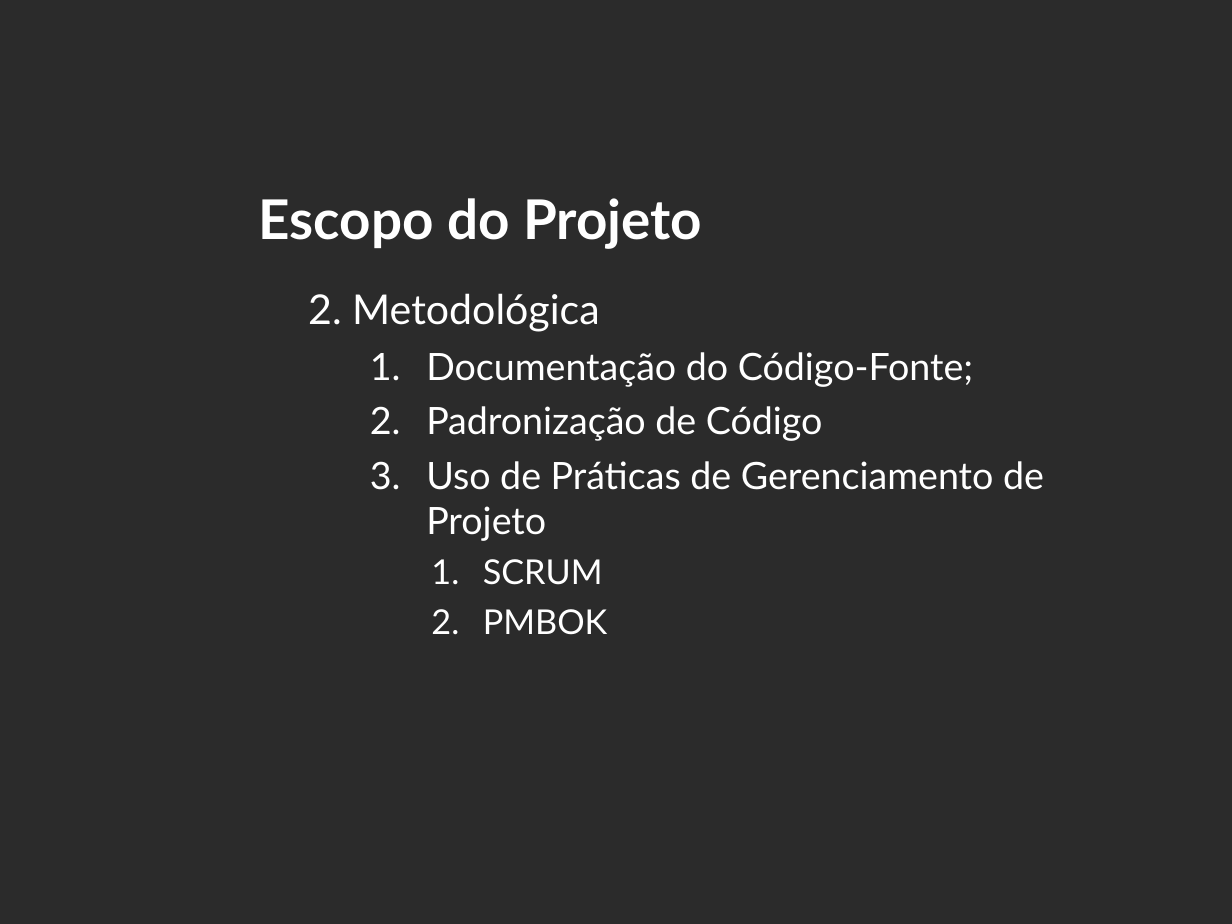
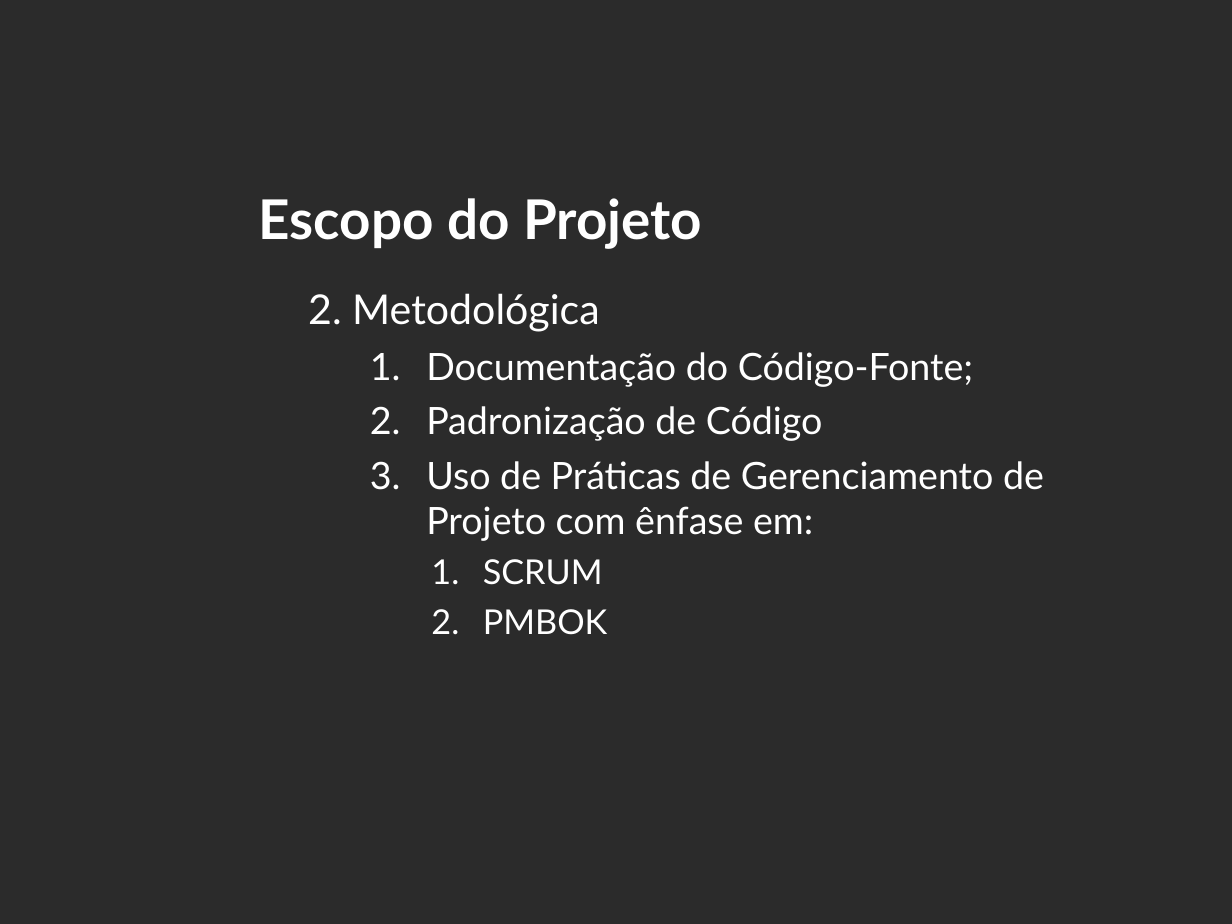
Before and after one commit to LuisEduardoER/projectrentcarpsa2002, a slide deck: slide 19 of @-RentCar/TAP/slideTAP.ppt. Drawn at 1232x924 pixels with LibreOffice and Linux fonts; fonts in the diff are those of the drawing; background and template pictures are left out; a plain dark background stands for a picture behind light text. Boxes give left, top, right and bottom in pixels: in the first picture for what was removed or moved away, otherwise in the second. Text is boxed around its words. In the diff, an @@ line names an element or a change of style, - is before the commit and + after.

```diff
--- a/@-RentCar/TAP/slideTAP.ppt
+++ b/@-RentCar/TAP/slideTAP.ppt
@@ text at (426, 461, 1044, 541): text changed @@
-  3. Uso de Práticas de Gerenciamento de Projeto
+  3. Uso de Práticas de Gerenciamento de Projeto com ênfase em:
```
Also in this commit, not shown: 4 other files.
